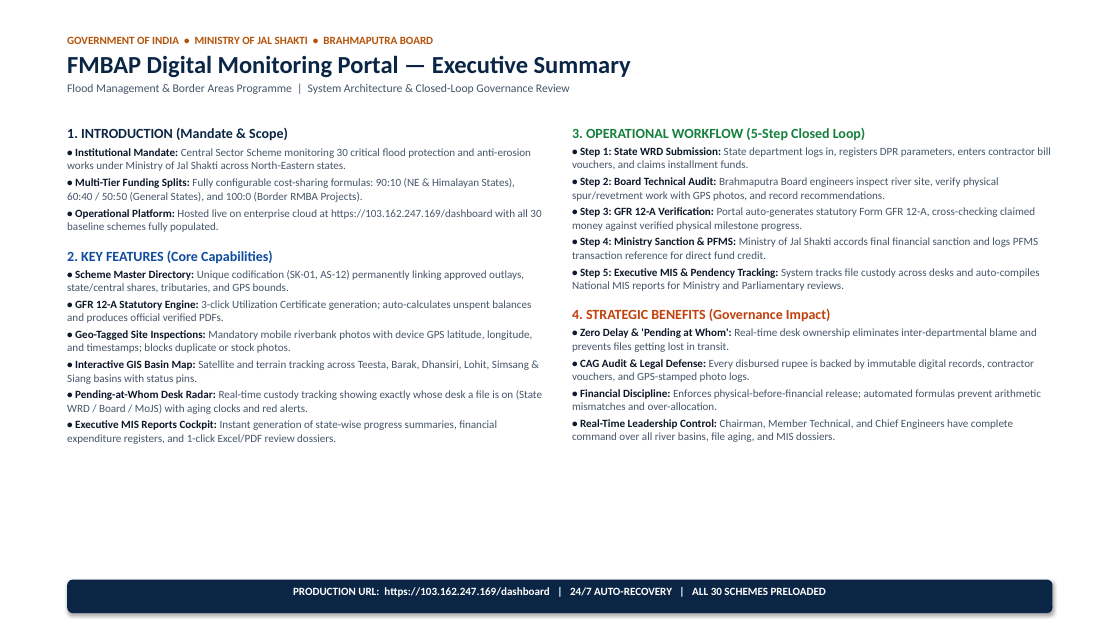
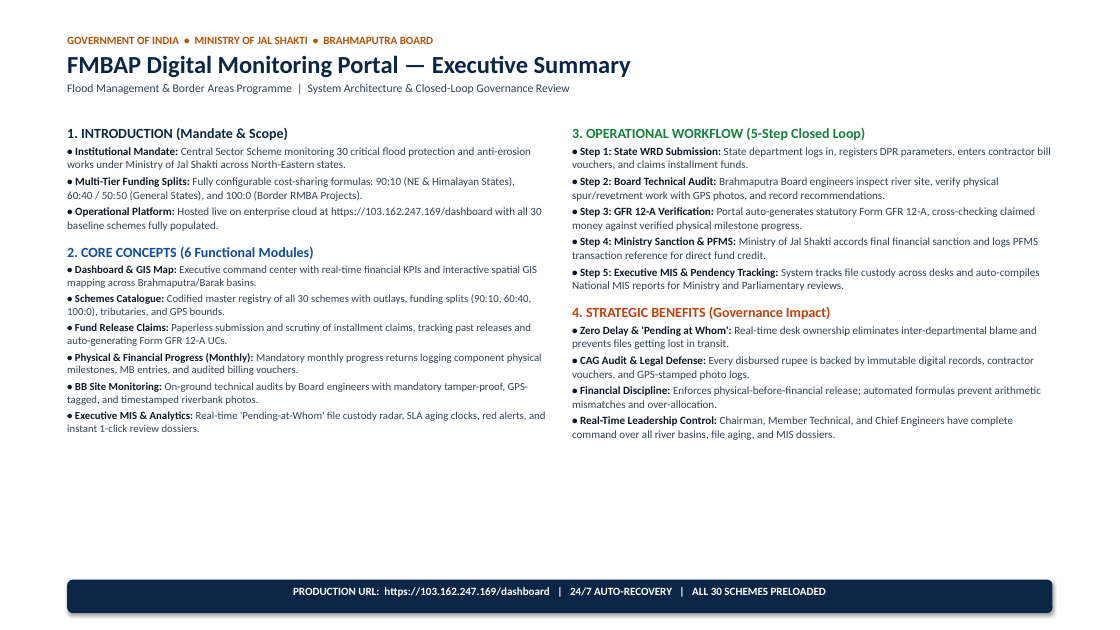
Before and after one commit to suraj3477/fmbap-portal, a slide deck: slide 1 of FMBAP_Portal_Executive_OnePager.pptx. Drawn at 1120x630 pixels with LibreOffice and Linux fonts; fonts in the diff are those of the drawing. Boxes give left, top, right and bottom in pixels: in the first picture for what was removed or moved away, otherwise in the second. Text is boxed around its words. In the diff, an @@ line names an element or a change of style, - is before the commit and + after.

Commit message:
Add the 6 core portal modules (navigation concepts) to executive presentations

```diff
--- a/FMBAP_Portal_Executive_OnePager.pptx
+++ b/FMBAP_Portal_Executive_OnePager.pptx
@@ text at box(67, 84, 570, 94): text colour #475569 to #334155 in "Flood Management & Border Areas Programme | ..." @@
@@ text at box(67, 147, 541, 231): text colour #475569 to #334155 in "Central Sector Scheme monitoring 30 critical flood ...", "Fully configurable cost-sharing formulas: 90:10 (NE & ...", "Hosted live on enterprise cloud at https://103.162.247.169/d ..." @@
@@ text at box(572, 147, 1050, 440): text colour #475569 to #334155 in "State department logs in, registers DPR parameters, ...", "Brahmaputra Board engineers inspect river site, verify ...", "Portal auto-generates statutory Form GFR 12-A, cross-checkin ...", "Ministry of Jal Shakti accords final financial ..." and 5 more places; less space between paragraphs @@
@@ text at box(67, 247, 545, 432): text changed; size 9.5 to 9.2 pt; text colour #475569 to #334155 @@
-2. KEY FEATURES (Core Capabilities)
-• Scheme Master Directory: Unique codification (SK-01, AS-12) permanently linking approved outlays, state/central shares, tributaries, and GPS bounds.
-• GFR 12-A Statutory Engine: 3-click Utilization Certificate generation; auto-calculates unspent balances and produces official verified PDFs.
-• Geo-Tagged Site Inspections: Mandatory mobile riverbank photos with device GPS latitude, longitude, and timestamps; blocks duplicate or stock photos.
-• Interactive GIS Basin Map: Satellite and terrain tracking across Teesta, Barak, Dhansiri, Lohit, Simsang & Siang basins with status pins.
-• Pending-at-Whom Desk Radar: Real-time custody tracking showing exactly whose desk a file is on (State WRD / Board / MoJS) with aging clocks and red alerts.
-• Executive MIS Reports Cockpit: Instant generation of state-wise progress summaries, financial expenditure registers, and 1-click Excel/PDF review dossiers.
+2. CORE CONCEPTS (6 Functional Modules)
+• Dashboard & GIS Map: Executive command center with real-time financial KPIs and interactive spatial GIS mapping across Brahmaputra/Barak basins.
+• Schemes Catalogue: Codified master registry of all 30 schemes with outlays, funding splits (90:10, 60:40, 100:0), tributaries, and GPS bounds.
+• Fund Release Claims: Paperless submission and scrutiny of installment claims, tracking past releases and auto-generating Form GFR 12-A UCs.
+• Physical & Financial Progress (Monthly): Mandatory monthly progress returns logging component physical milestones, MB entries, and audited billing vouchers.
+• BB Site Monitoring: On-ground technical audits by Board engineers with mandatory tamper-proof, GPS-tagged, and timestamped riverbank photos.
+• Executive MIS & Analytics: Real-time 'Pending-at-Whom' file custody radar, SLA aging clocks, red alerts, and instant 1-click review dossiers.
```
Also in this commit, not shown: 1 slide added, 3 other files.
